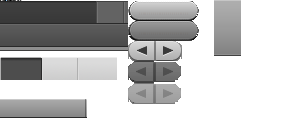
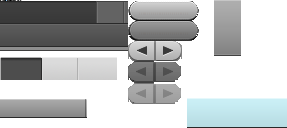
Layer changes from the first 287 × 128 image to the second:
painted on "skin.png" over (x1=187, y1=98, x2=287, y2=128)
